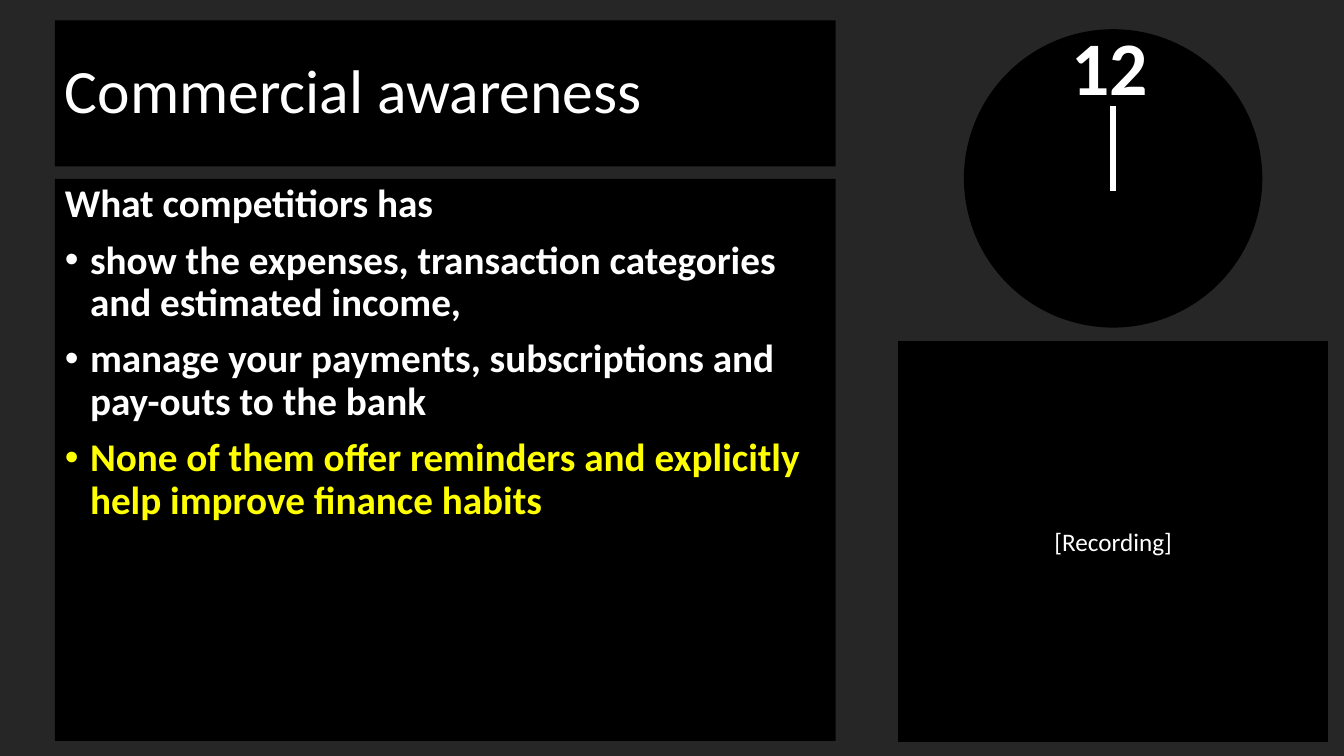
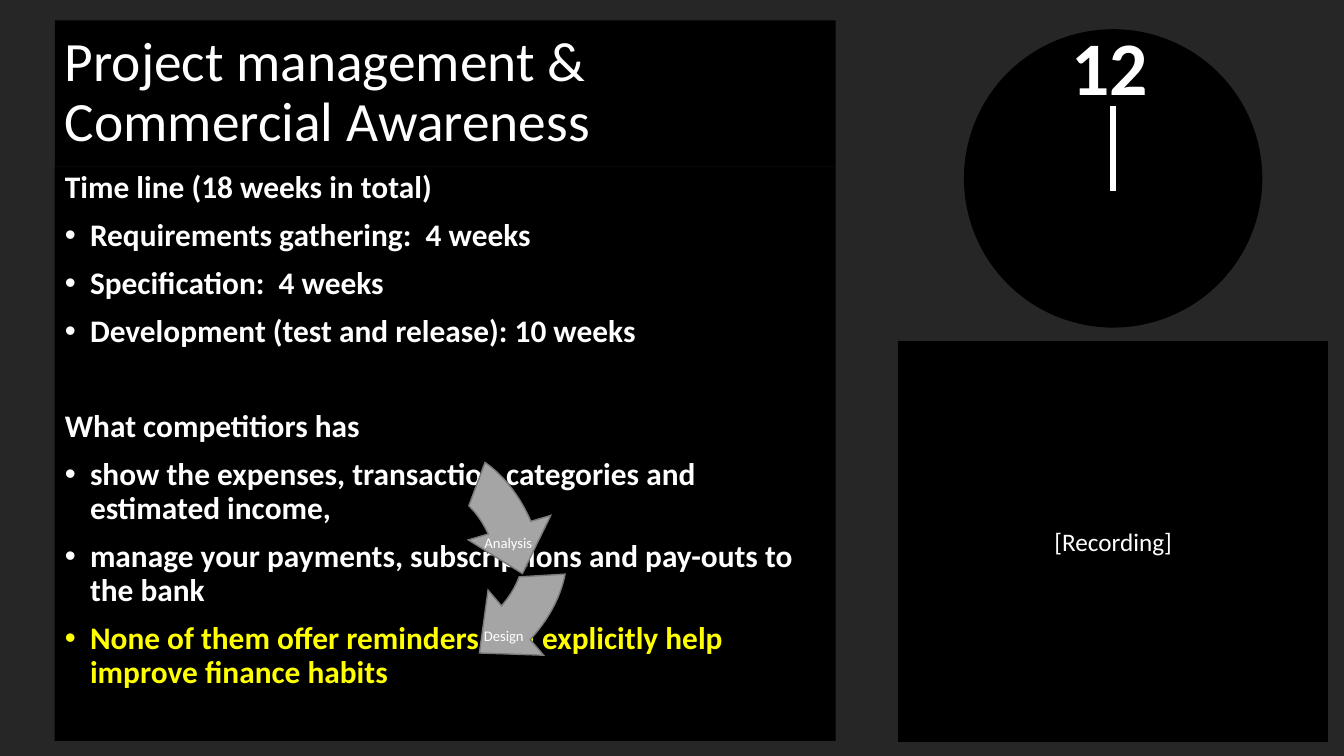
Before and after one commit to efyzx1UoN/Self-Service, a slide deck: slide 5 of docs/Slides/Good_Finance_Habits.pptx. Drawn at 1344x756 pixels with LibreOffice and Linux fonts; fonts in the diff are those of the drawing. Boxes give left, top, right and bottom in pixels: in the first picture for what was removed or moved away, otherwise in the second. Text is boxed around its words. In the diff, an @@ line names an element or a change of style, - is before the commit and + after.

```diff
--- a/docs/Slides/Good_Finance_Habits.pptx
+++ b/docs/Slides/Good_Finance_Habits.pptx
@@ title at (x1=65, y1=43, x2=590, y2=142): text changed; size 44 to 39.6 pt @@
-Commercial awareness
+Project management & Commercial Awareness
@@ text "Time line (18 weeks in ..." resized from (x1=54, y1=179, x2=836, y2=742) to (x1=54, y1=166, x2=836, y2=741) @@
@@ text at (x1=65, y1=175, x2=635, y2=347): paragraphs added @@
+Time line (18 weeks in total)
+• Requirements gathering: 4 weeks
+• Specification: 4 weeks
+• Development (test and release): 10 weeks
@@ text at (x1=65, y1=415, x2=792, y2=688): size 28 to 22.4 pt in "What competitiors has", "show the expenses, transaction categories and estimated ...", "manage your payments, subscriptions and pay-outs to ...", "None of them offer reminders and explicitly ..." @@
@@ circular arrow added at (x1=207, y1=391, x2=633, y2=756), fill #A5A5A5, outline #7A7A7A 1 pt @@
@@ circular arrow added at (x1=300, y1=425, x2=568, y2=756), fill #A5A5A5, outline #7A7A7A 1 pt @@
@@ text added at (x1=484, y1=538, x2=532, y2=553), 10.5 pt, text #FFFFFF @@
+Analysis
@@ text added at (x1=484, y1=631, x2=524, y2=644), 10.5 pt, text #FFFFFF @@
+Design
```
Also in this commit, not shown: 1 other slide changed, 1 slide added, 1 slide removed.
